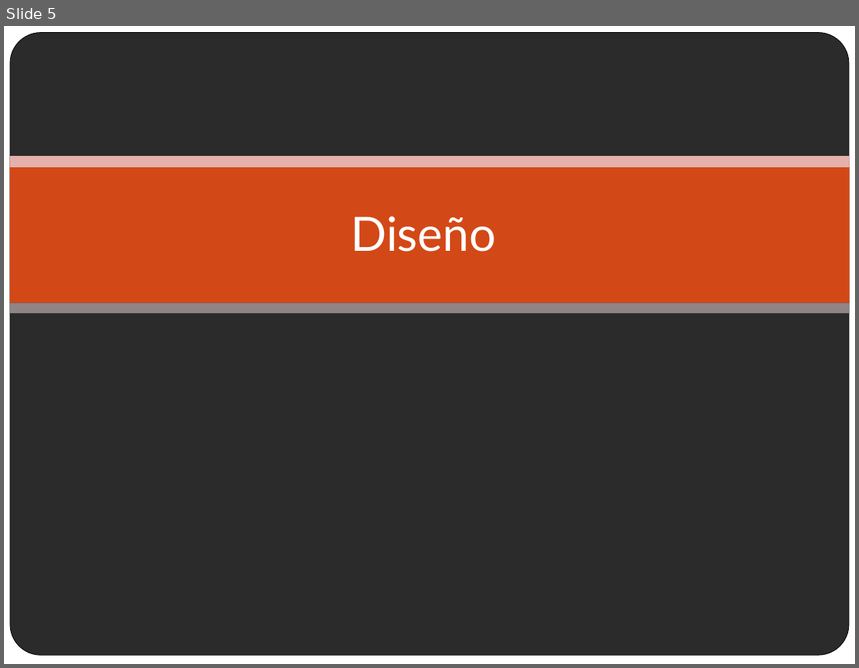
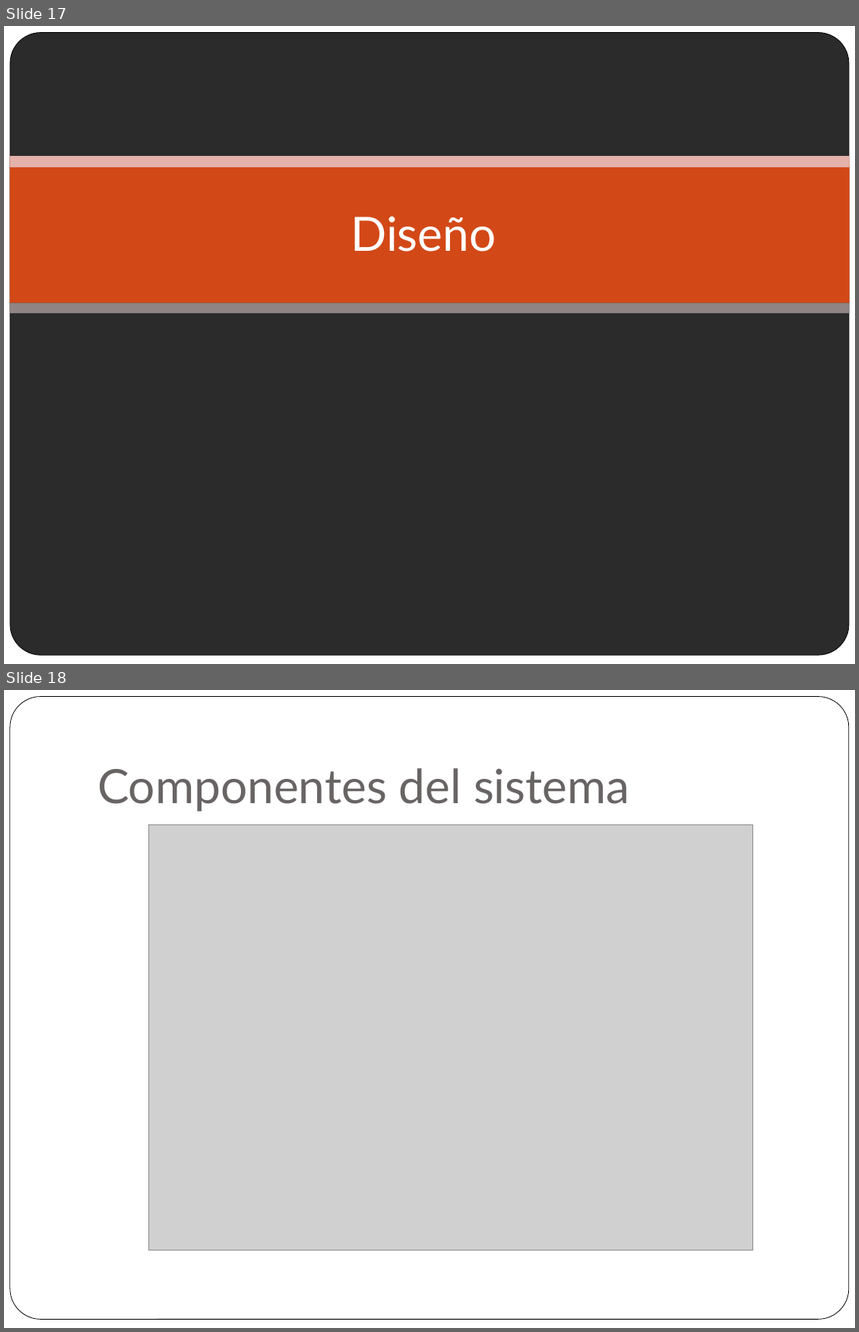
Before and after one commit to paredero/optimizadorga, a slide deck: docs/presentacion.pptx. Shown one above the other, each under a label of ours: slide 5 before the commit, slides 17 and 18 after it. The pictures are 859x668 and 859x1332 pixels, drawn with LibreOffice and Linux fonts; fonts in the diff are those of the drawing; grey boxes stand for pictures; background and template pictures are left out; a plain dark background stands for a picture behind light text. Boxes give left, top, right and bottom in pixels: in the first picture for what was removed or moved away, otherwise in the second. Text is boxed around its words. In the diff, an @@ line names an element or a change of style, - is before the commit and + after.

```diff
--- a/docs/presentacion.pptx
+++ b/docs/presentacion.pptx
@@ slide 18 added at [4,690,855,1328], background #FFFFFF; not listed: 1 template element that a slide beside it also shows @@
@@ title added at [97,768,630,812], 40 pt, text #696464 @@
+Componentes del sistema
@@ picture added at [148,825,753,1250] @@
@@ what was slide 5 is now slide 17 @@
```
Also in this commit, not shown: 24 other slides added, 1 slide removed, 1 other file.
